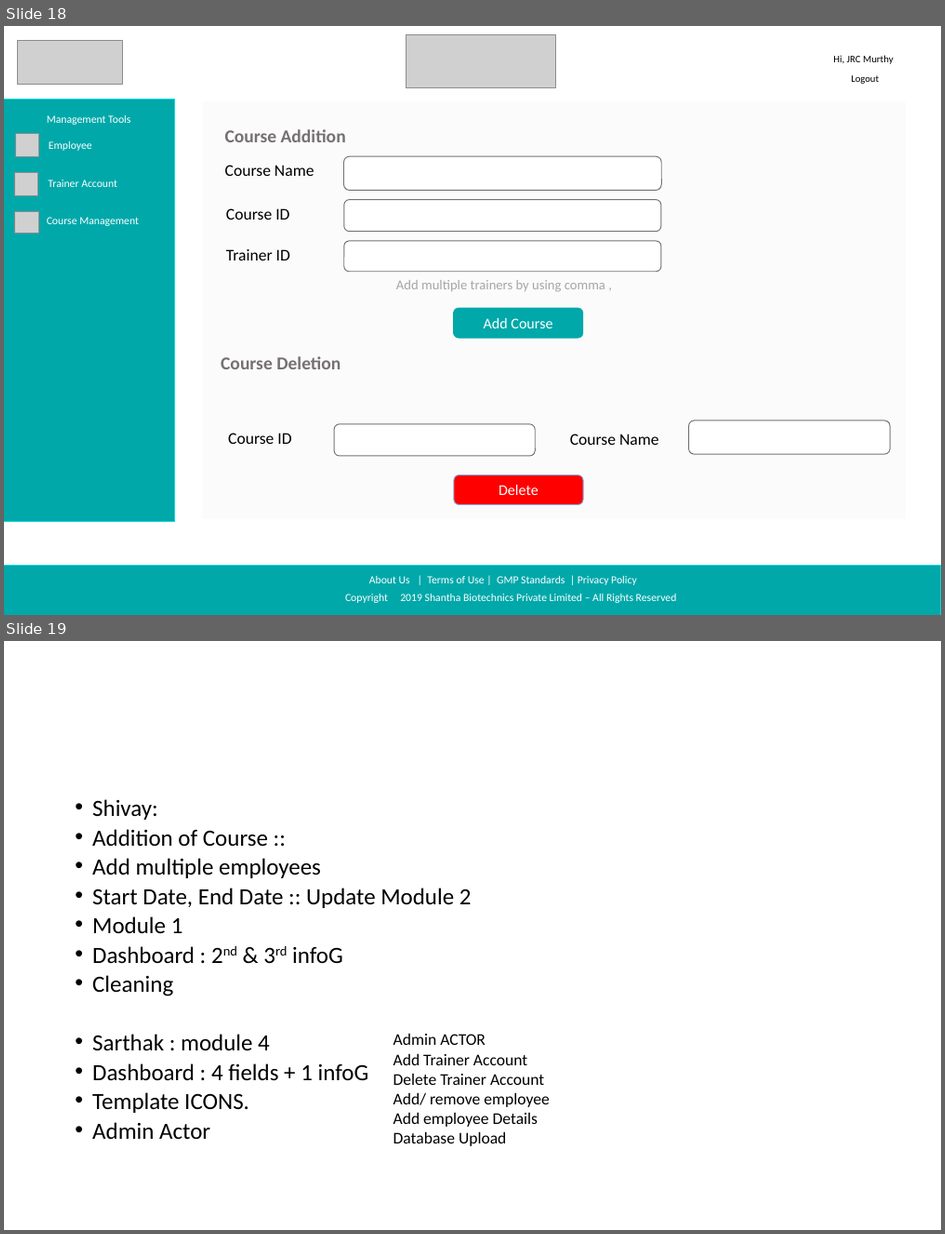
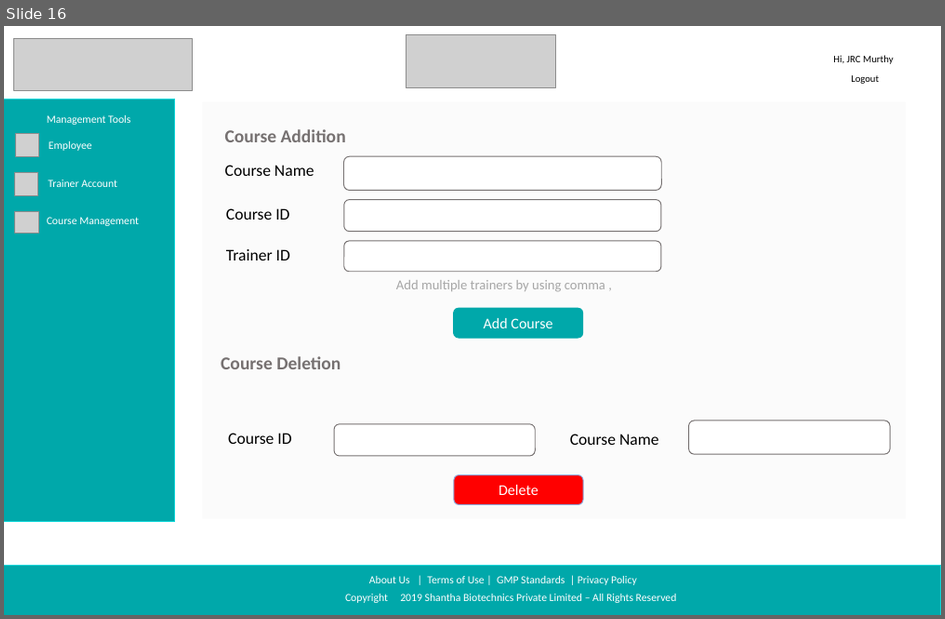
Before and after one commit to sarthakbhutani/Shantha_sih2019, a slide deck: Documentation/Screen Designs/Shanta Sanofi Screen Designs.pptx. Shown one above the other, each under a label of ours: slides 18 and 19 before the commit, slide 16 after it. The pictures are 945x1234 and 945x619 pixels, drawn with LibreOffice and Linux fonts; fonts in the diff are those of the drawing; grey boxes stand for pictures; background and template pictures are left out. Boxes give left, top, right and bottom in pixels: in the first picture for what was removed or moved away, otherwise in the second. Text is boxed around its words. In the diff, an @@ line names an element or a change of style, - is before the commit and + after.

```diff
--- a/Documentation/Screen Designs/Shanta Sanofi Screen Designs.pptx
+++ b/Documentation/Screen Designs/Shanta Sanofi Screen Designs.pptx
@@ slide 19 removed at (x1=4, y1=641, x2=941, y2=1230), background #FFFFFF @@
@@ text removed at (x1=92, y1=799, x2=472, y2=1139) @@
-• Shivay:
-• Addition of Course ::
-• Add multiple employees
-• Start Date, End Date :: Update Module 2
-• Module 1
-• Dashboard : 2nd & 3rd infoG
-• Cleaning
-• Sarthak : module 4
-• Dashboard : 4 fields + 1 infoG
-• Template ICONS.
-• Admin Actor
@@ text removed at (x1=394, y1=1033, x2=549, y2=1146) @@
-Admin ACTOR
-Add Trainer Account
-Delete Trainer Account
-Add/ remove employee
-Add employee Details
-Database Upload
@@ what was slide 18 is now slide 16 @@
@@ slide 16 changed as well @@
@@ picture resized from (x1=17, y1=40, x2=122, y2=85) to (x1=14, y1=38, x2=193, y2=90) @@
```
Also in this commit, not shown: 15 other slides changed, 2 other slides removed.
